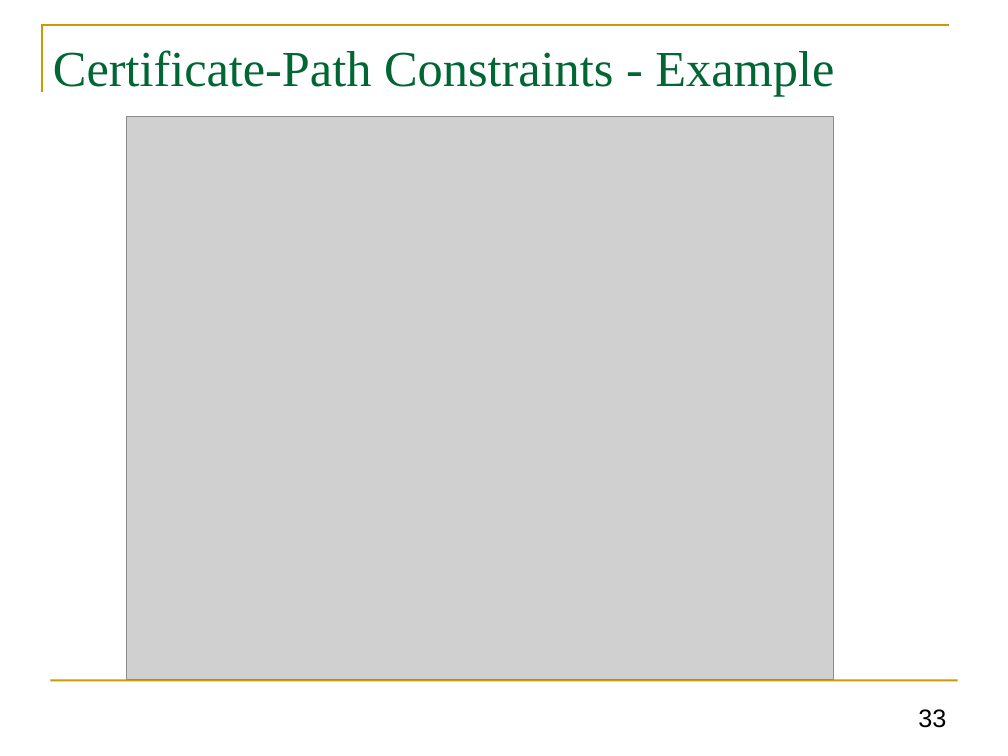
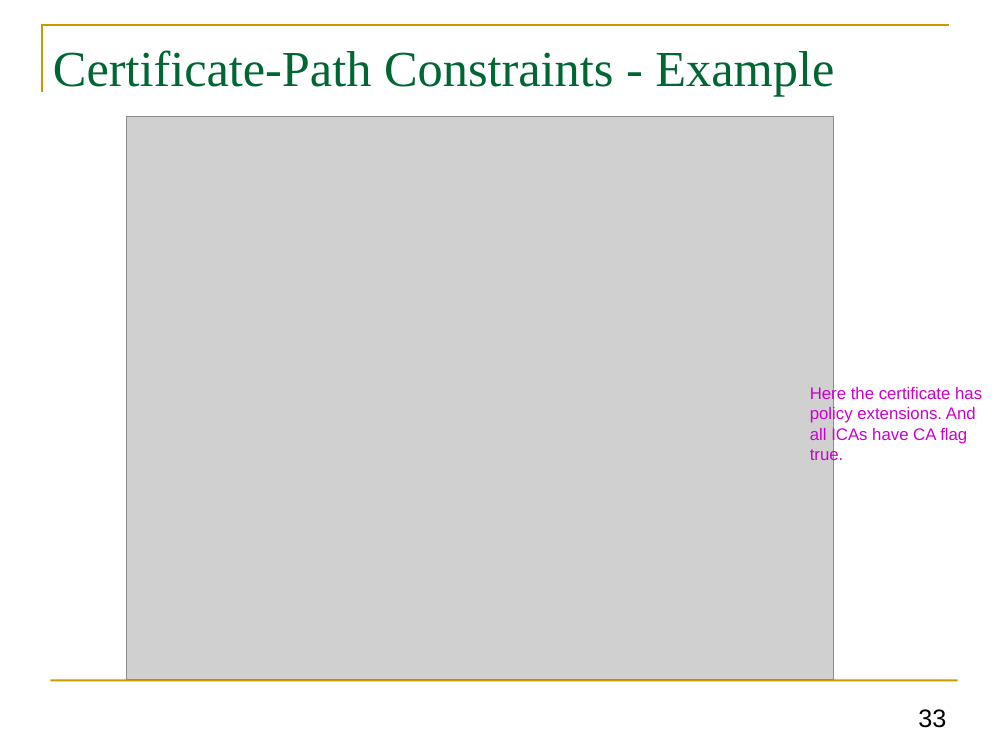
Before and after one commit to GhadaAlmashaqbeh/GhadaAlmashaqbeh.github.io, a slide deck: slide 33 of courses/cse3400-s2021/lecture12.pptx. Drawn at 1008x756 pixels with LibreOffice and Linux fonts; fonts in the diff are those of the drawing; grey boxes stand for pictures. Boxes give left, top, right and bottom in pixels: in the first picture for what was removed or moved away, otherwise in the second. Text is boxed around its words. In the diff, an @@ line names an element or a change of style, - is before the commit and + after.

```diff
--- a/courses/cse3400-s2021/lecture12.pptx
+++ b/courses/cse3400-s2021/lecture12.pptx
@@ text added at <box>810,386,982,464</box>, 12 pt, text #CC00CC @@
+Here the certificate has policy extensions. And all ICAs have CA flag true.
```
Also in this commit, not shown: 8 other slides changed, 3 other files.
